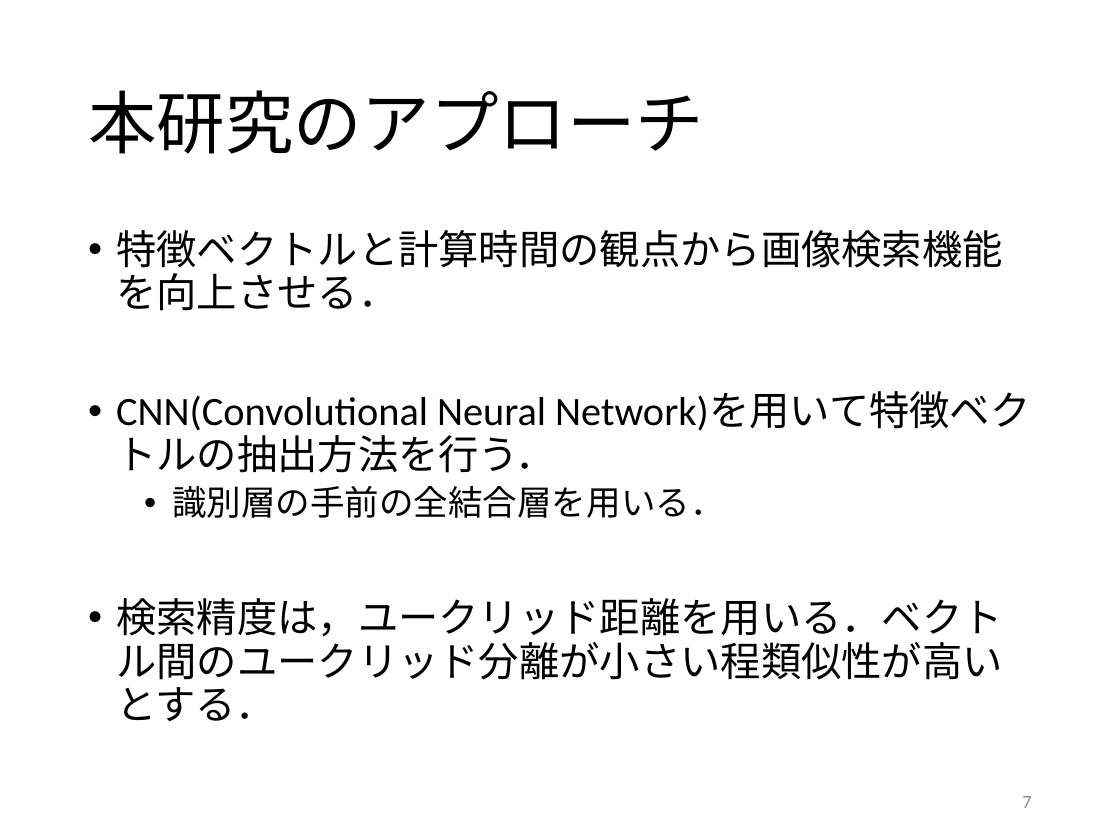
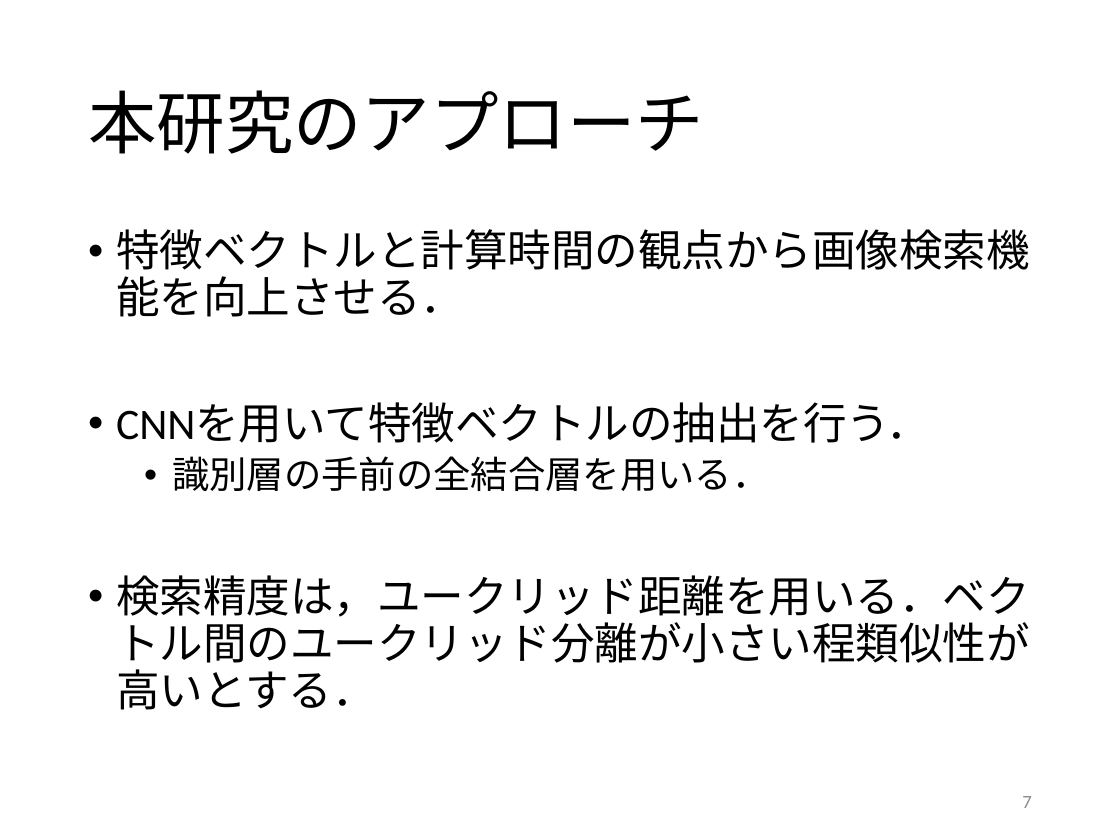
Before and after one commit to kait-takanolab/1821005-yoshioka-thesis, a slide deck: slide 7 of 卒研発表/1821005_0120.pptx. Drawn at 1120x840 pixels with LibreOffice and Linux fonts; fonts in the diff are those of the drawing. Boxes give left, top, right and bottom in pixels: in the first picture for what was removed or moved away, otherwise in the second. Text is boxed around its words. In the diff, an @@ line names an element or a change of style, - is before the commit and + after.

```diff
--- a/卒研発表/1821005_0120.pptx
+++ b/卒研発表/1821005_0120.pptx
@@ text at <box>116,229,1029,710</box>: size 25.9 to 28 pt in "特徴ベクトルと計算時間の観点から画像検索機能を向上させる．", "検索精度は，ユークリッド距離を用いる．ベクトル間のユークリッド分離が小さい程類似性が高いとする．"; size 22.2 to 24 pt in "識別層の手前の全結合層を用いる．" @@
@@ text at <box>116,403,930,443</box>: text changed; size 25.9 to 28 pt @@
-• CNN(Convolutional Neural Network)を用いて特徴ベクトルの抽出方法を行う．
+• CNNを用いて特徴ベクトルの抽出を行う．
```
Also in this commit, not shown: 4 other slides changed.
